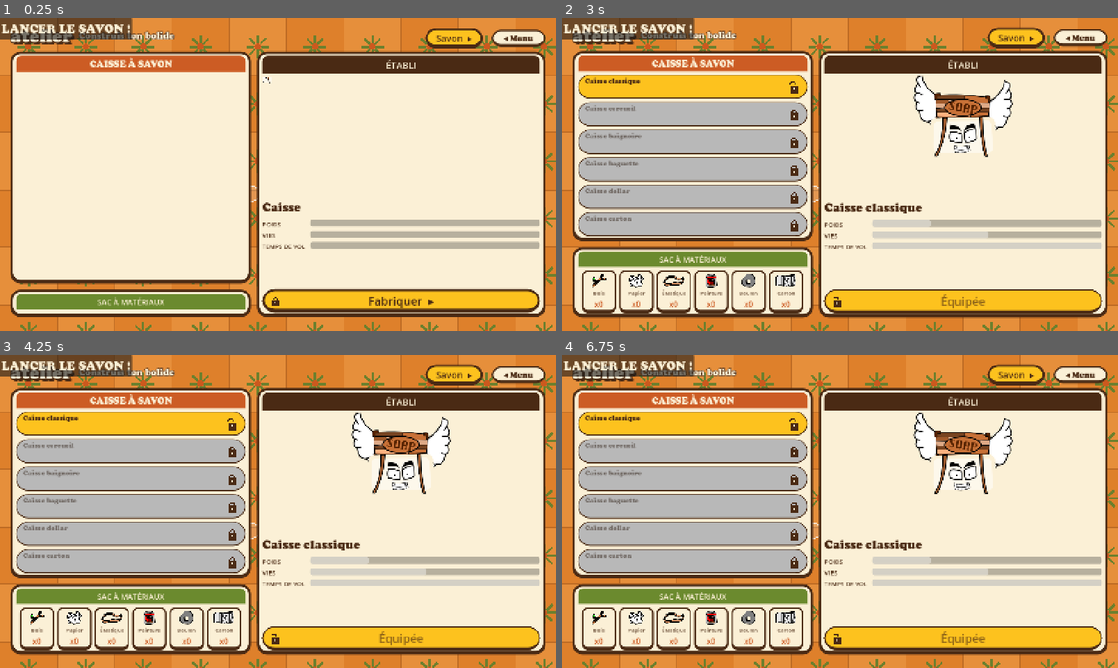
Above: before the commit, frames 1-4 (two rows, left to right).
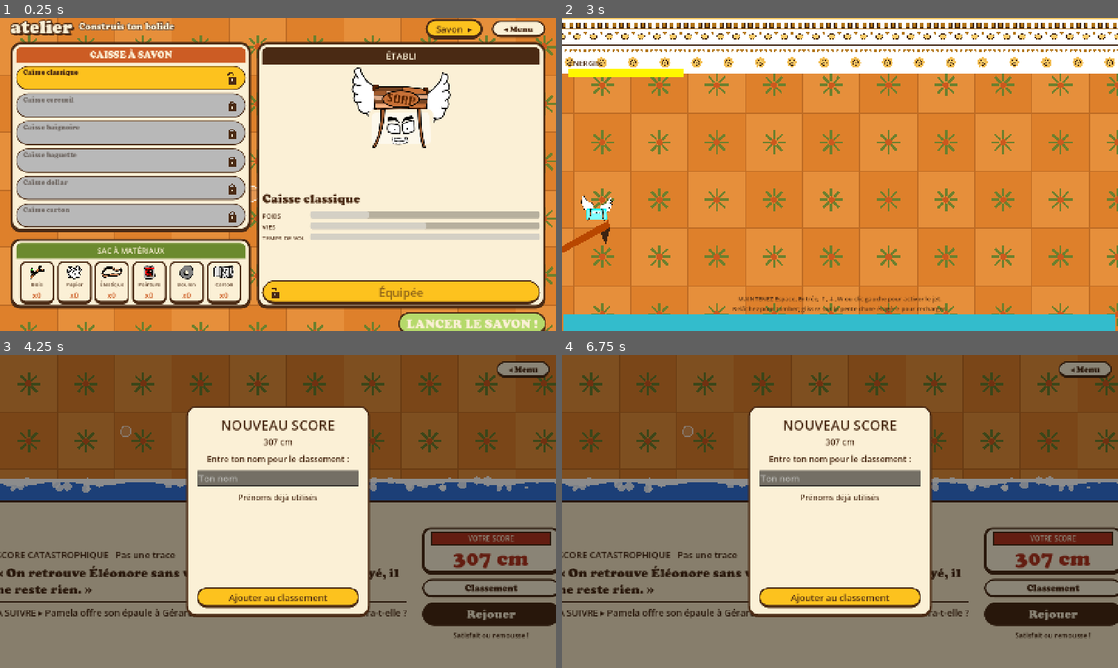
Above: after the commit, the same moments.

Repository: atostivint/LesAilesEtLaCaisse
Game: Godot game, scene res://scenes/atelier.tscn
Two runs of this game, one before a commit and one after it. Both use one fixed random seed, a clock stepped at 60 frames per second and the inputs below. Sound files missing from this copy of the repository are replaced by a short silence.
Inputs (mouse positions are in pixels of both pictures, inside the frame that each line leads up to):
- Up to frame 1 (0.25 s): no input
- Up to frame 2 (3 s): click "Savon ▸" at 0.5 s; click "◂ Atelier" at 1.25 s; move the mouse to (962, 158) at 2.02 s; hold Space (thrust) 2.03-2.75 s; click (962, 158) at 2.17 s; click (962, 299) at 2.75 s, where only the run before the commit has a clickable "Fabriquer ▸"
- Up to frame 3 (4.25 s): click (489, 614) at 3.5 s, where only the run after the commit has a clickable "Rejouer"
- Up to frame 4 (6.75 s): click (1051, 614) at 4.25 s, where only the run after the commit has a clickable "Rejouer"; click (1051, 614) at 5 s, where only the run after the commit has a clickable "Rejouer"; click (1051, 589) at 5.75 s, where only the run after the commit has a clickable "Classement"; click (695, 423) at 6.52 s

The runs differ from the first frame. In frame 1, 50% of the frame differs, in the area x 0-99%, y 0-100%; in frame 2, 96%, in the area x 0-100%, y 0-100%; in frame 3, 88%; in frame 4, 88%.
Error before the commit: Invalid access to property or key 'pressed' on a base object of type 'null instance'. (res://scripts/atelier.gd:48)

Commit message:
Crédits : musique de Leon Wari ; corrections atelier et vol
- Crédits : ajout de la section Musique (Leon Wari, soundcloud.com/leon_wari)
- Atelier : le bouton de lancement passe sous BasMarge/Bas
- Vol : suppression d'un marqueur de conflit résiduel (<<<<<<< HEAD)

Co-Authored-By: Claude Haiku 5.5 <noreply@anthropic.com>

Diff:
--- a/scenes/atelier.tscn
+++ b/scenes/atelier.tscn
@@ -373,11 +373,7 @@
 mouse_filter = 2
 script = ExtResource("7_cad")
 
-[node name="BasMarge" type="MarginContainer" parent="Margin/Main"]
-layout_mode = 2
-theme_override_constants/margin_bottom = 16
-
-[node name="Bas" type="HBoxContainer" parent="Margin/Main/BasMarge"]
+[node name="Bas" type="HBoxContainer" parent="Margin/Main"]
 layout_mode = 2
 alignment = 2
 theme_override_constants/separation = 20
--- a/scripts/credits.gd
+++ b/scripts/credits.gd
@@ -6,6 +6,7 @@
 const CREDITS := [
 	{"titre": "Développement", "lignes": ["Mathilde"]},
 	{"titre": "Graphisme et personnages", "lignes": ["À compléter"]},
+	{"titre": "Musique", "lignes": ["Leon Wari : soundcloud.com/leon_wari"]},
 	{"titre": "Ce que nous avons accompli", "lignes": ["À compléter"]},
 ]
 
--- a/scripts/vol.gd
+++ b/scripts/vol.gd
@@ -184,7 +184,6 @@
 		State.RUN:
 			return "MAINTIENS ESPACE : jetpack     relâche : tu retombes     évite les pièges, ramasse les pièces"
 	return ""
-<< << << < HEAD
 
 
 func _result_text() -> String:
